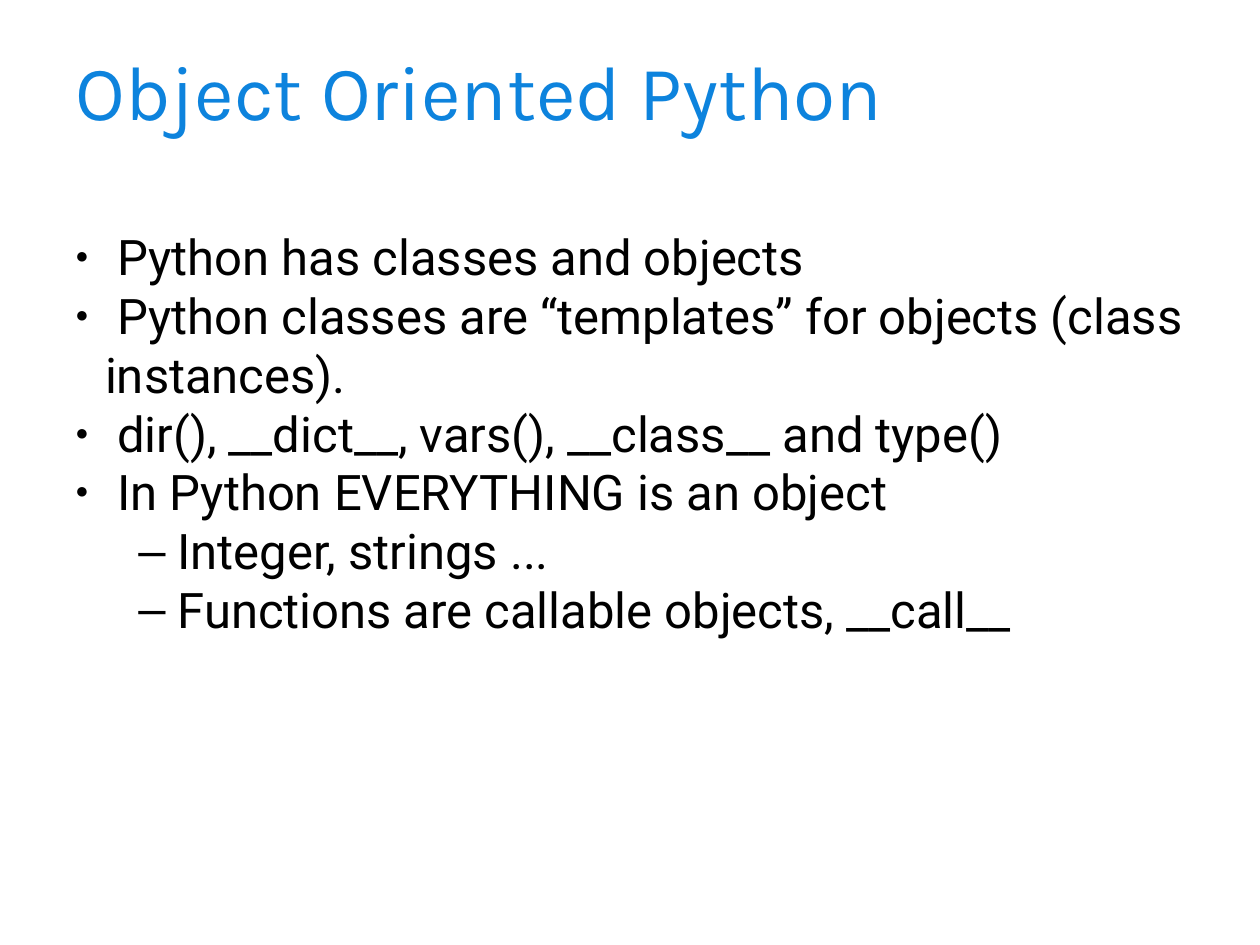
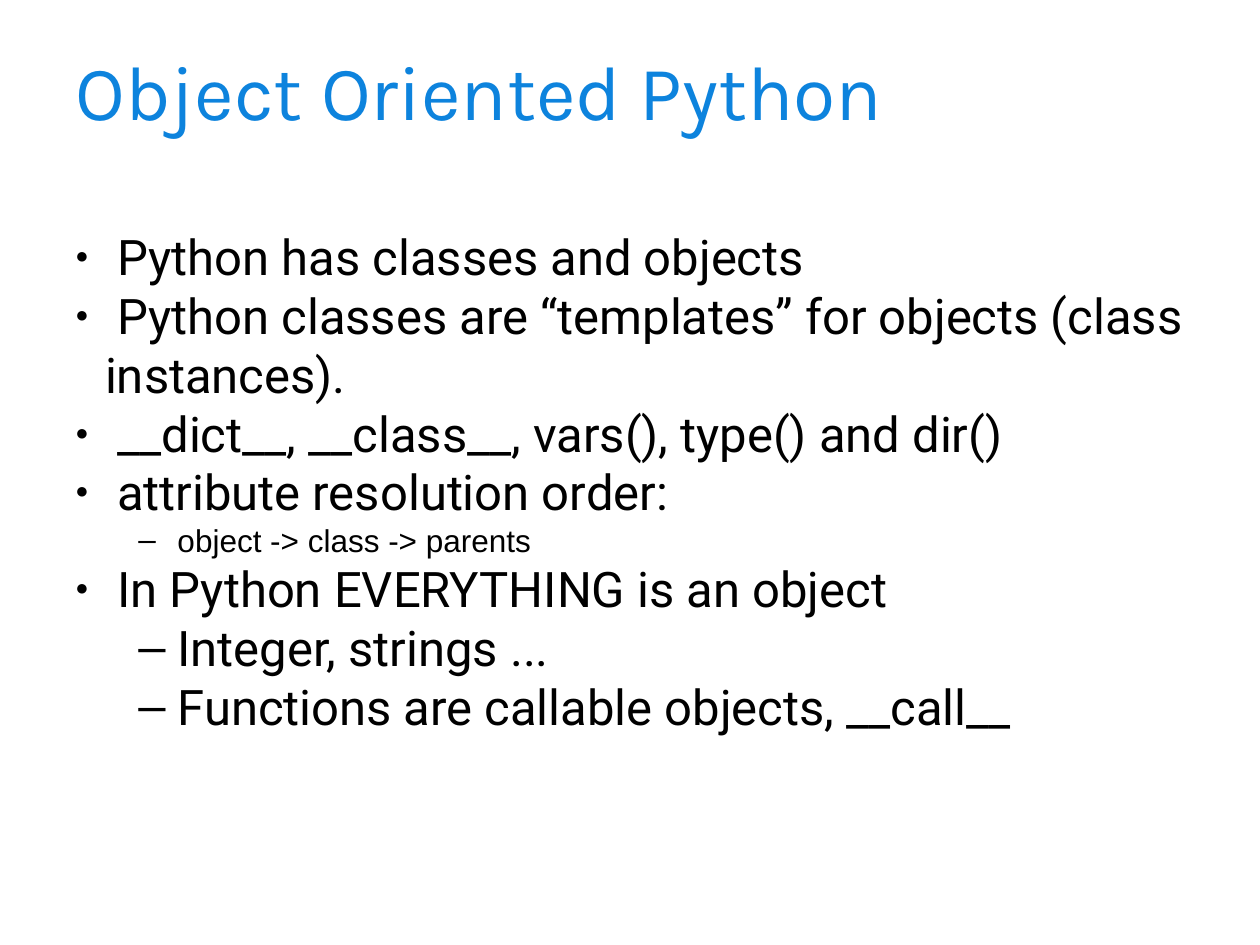
Before and after one commit to djoume/django-toronto, a slide deck: slide 5 of Metaclass - Introduction.ppt. Drawn at 1260x945 pixels with LibreOffice and Linux fonts; fonts in the diff are those of the drawing; background and template pictures are left out. Boxes give left, top, right and bottom in pixels: in the first picture for what was removed or moved away, otherwise in the second. Text is boxed around its words. In the diff, an @@ line names an element or a change of style, - is before the commit and + after.

```diff
--- a/Metaclass - Introduction.ppt
+++ b/Metaclass - Introduction.ppt
@@ text at (117,413,1002,558): text changed @@
-● dir(), __dict__, vars(), __class__ and type()
+● __dict__, __class__, vars(), type() and dir()
+● attribute resolution order:
+  – object -> class -> parents
```
Also in this commit, not shown: 4 other slides changed, 1 other file.
